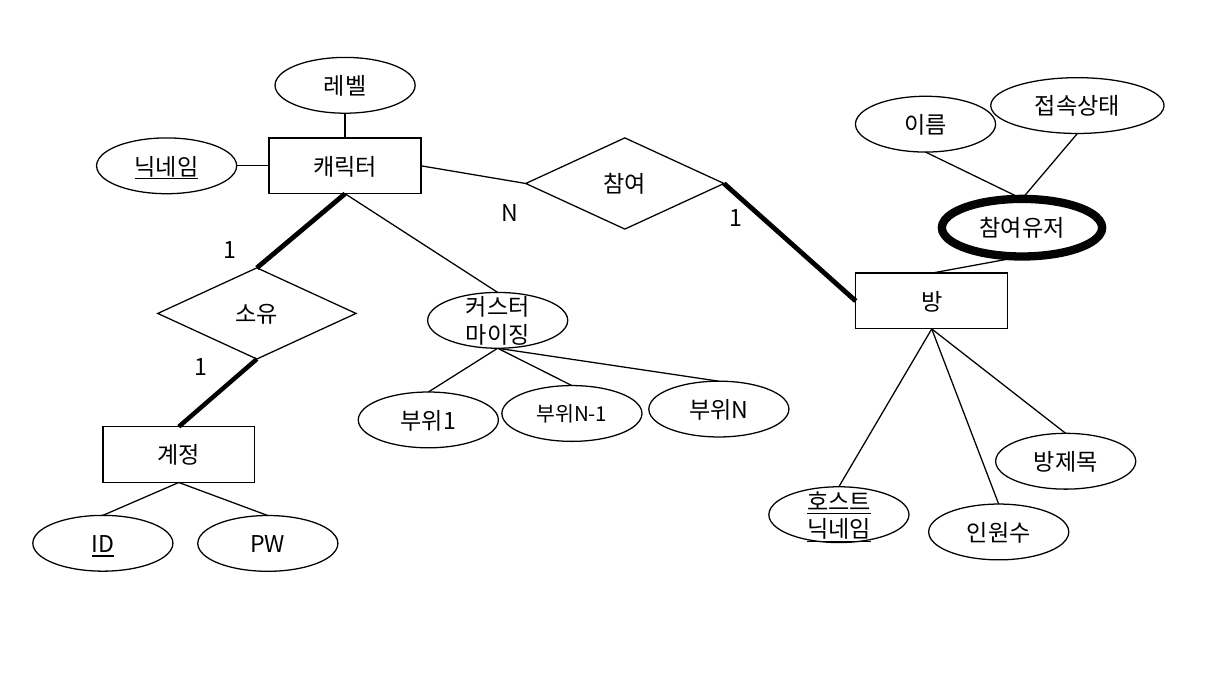
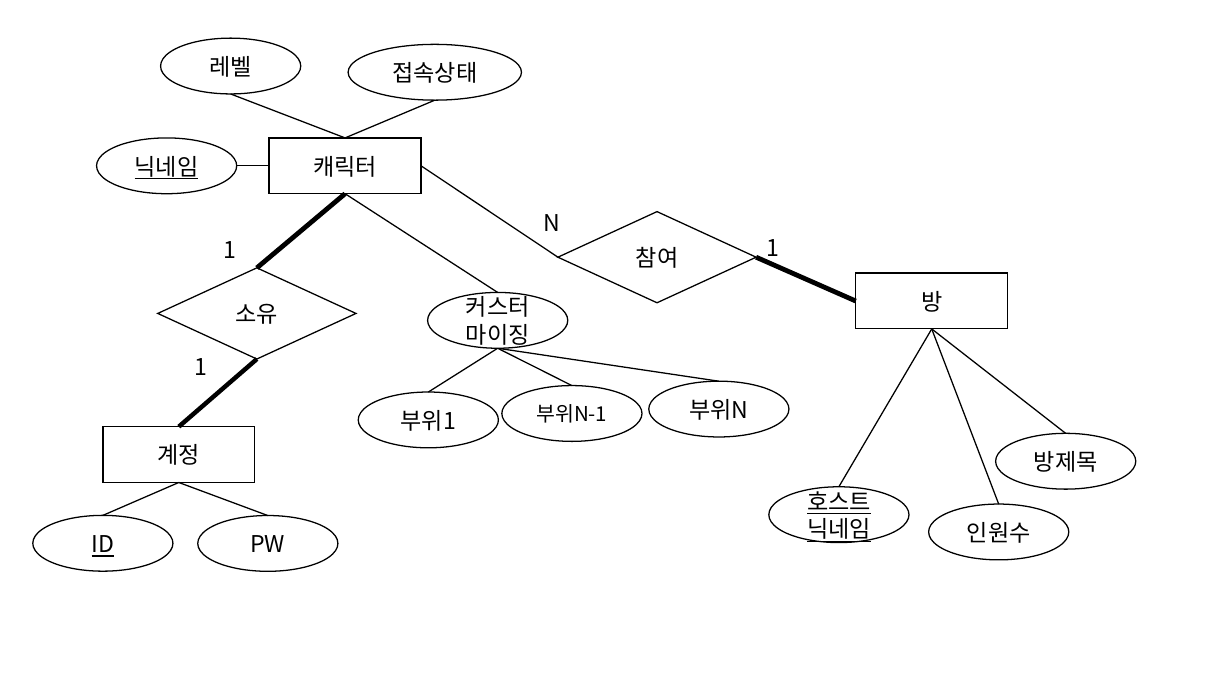
Before and after one commit to uhreungdu/2022game, a slide deck: slide 1 of document/ER모델.pptx. Drawn at 1232x693 pixels with LibreOffice and Linux fonts; fonts in the diff are those of the drawing. Boxes give left, top, right and bottom in pixels: in the first picture for what was removed or moved away, otherwise in the second. Text is boxed around its words. In the diff, an @@ line names an element or a change of style, - is before the commit and + after.

```diff
--- a/document/ER모델.pptx
+++ b/document/ER모델.pptx
@@ ellipse "레벨": place and size @@
-ellipse "레벨" at (275, 57, 416, 113)
+ellipse "레벨" at (161, 38, 301, 93)
@@ ellipse "접속상태": place and size @@
-ellipse "접속상태" at (991, 78, 1165, 133)
+ellipse "접속상태" at (348, 44, 522, 100)
@@ line moved from (345, 114) - (345, 138) to (231, 94) - (345, 138) @@
@@ line moved from (1078, 134) - (1022, 199) to (435, 100) - (345, 138) @@
@@ ellipse removed at (856, 96, 996, 152) @@
-이름
@@ line moved from (526, 184) - (421, 165) to (558, 257) - (421, 165) @@
@@ line removed from (926, 152) to (1022, 199) @@
@@ text "N": place and size @@
-text "N" at (501, 204, 518, 221)
+text "N" at (544, 214, 561, 231)
@@ ellipse removed at (942, 199, 1102, 256) @@
-참여유저
@@ diamond "참여": place and size @@
-diamond "참여" at (526, 138, 725, 229)
+diamond "참여" at (558, 212, 757, 303)
@@ text "1": place and size @@
-text "1" at (730, 203, 743, 226)
+text "1" at (766, 239, 779, 262)
@@ line moved from (725, 184) - (856, 301) to (756, 257) - (856, 301) @@
@@ line removed from (1022, 257) to (932, 274) @@
```
